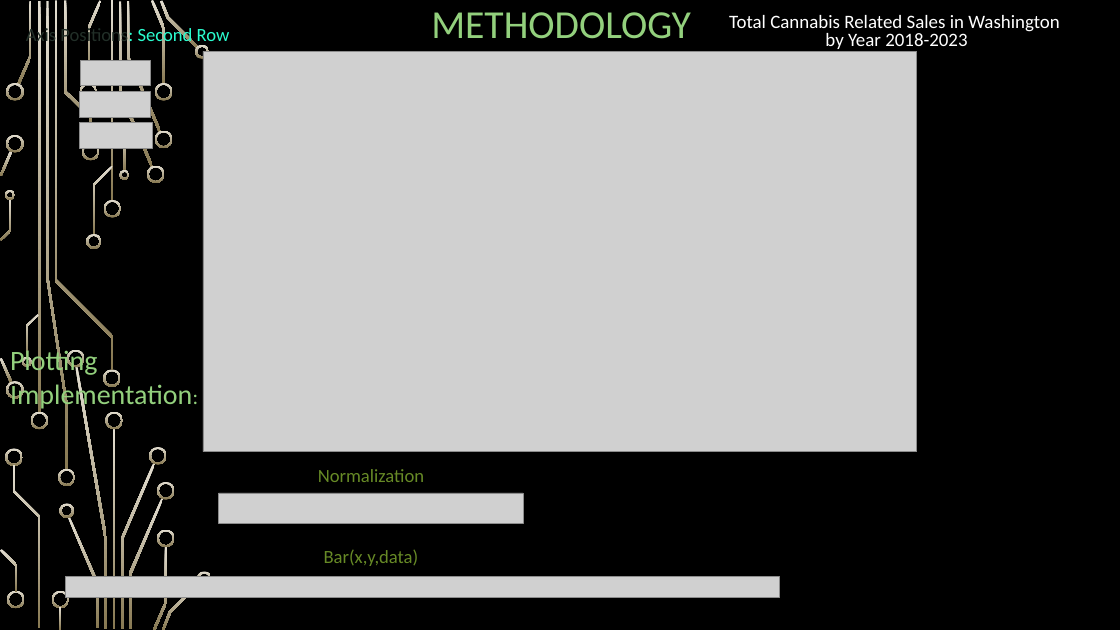
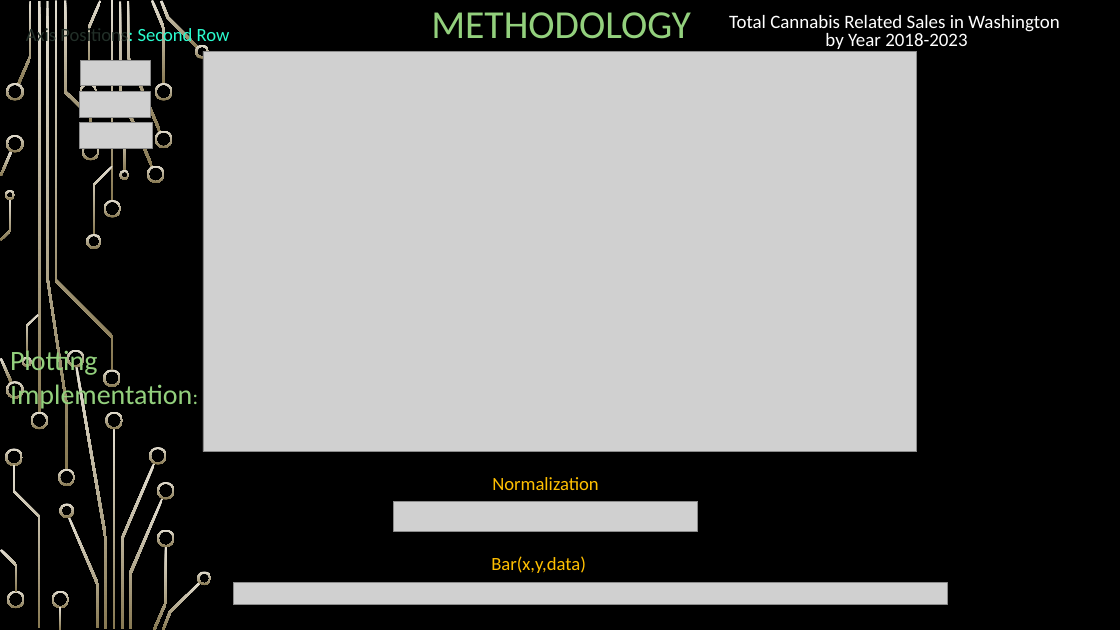
Before and after one commit to nood-leog/CS445-Group, a slide deck: slide 34 of Final Presentation Slides.pptx (slide 33 before the commit). Drawn at 1120x630 pixels with LibreOffice and Linux fonts; fonts in the diff are those of the drawing; grey boxes stand for pictures; background and template pictures are left out. Boxes give left, top, right and bottom in pixels: in the first picture for what was removed or moved away, otherwise in the second. Text is boxed around its words. In the diff, an @@ line names an element or a change of style, - is before the commit and + after.

```diff
--- a/Final Presentation Slides.pptx
+++ b/Final Presentation Slides.pptx
@@ text "Normalization": place and size @@
-text "Normalization" at (318, 469, 424, 482)
+text "Normalization" at (492, 477, 598, 490)
@@ text "Normalization" at (492, 477, 598, 490): text colour #678A26 to #FFC000 @@
@@ picture: place and size @@
-picture at (218, 493, 523, 523)
+picture at (393, 502, 697, 532)
@@ text "Bar(x,y,data)": place and size @@
-text "Bar(x,y,data)" at (324, 549, 419, 566)
+text "Bar(x,y,data)" at (491, 556, 586, 573)
@@ text "Bar(x,y,data)" at (491, 556, 586, 573): text colour #678A26 to #FFC000 @@
@@ picture: place and size @@
-picture at (66, 576, 780, 598)
+picture at (234, 583, 948, 605)
```
Also in this commit, not shown: 17 other slides changed, 1 slide added.
